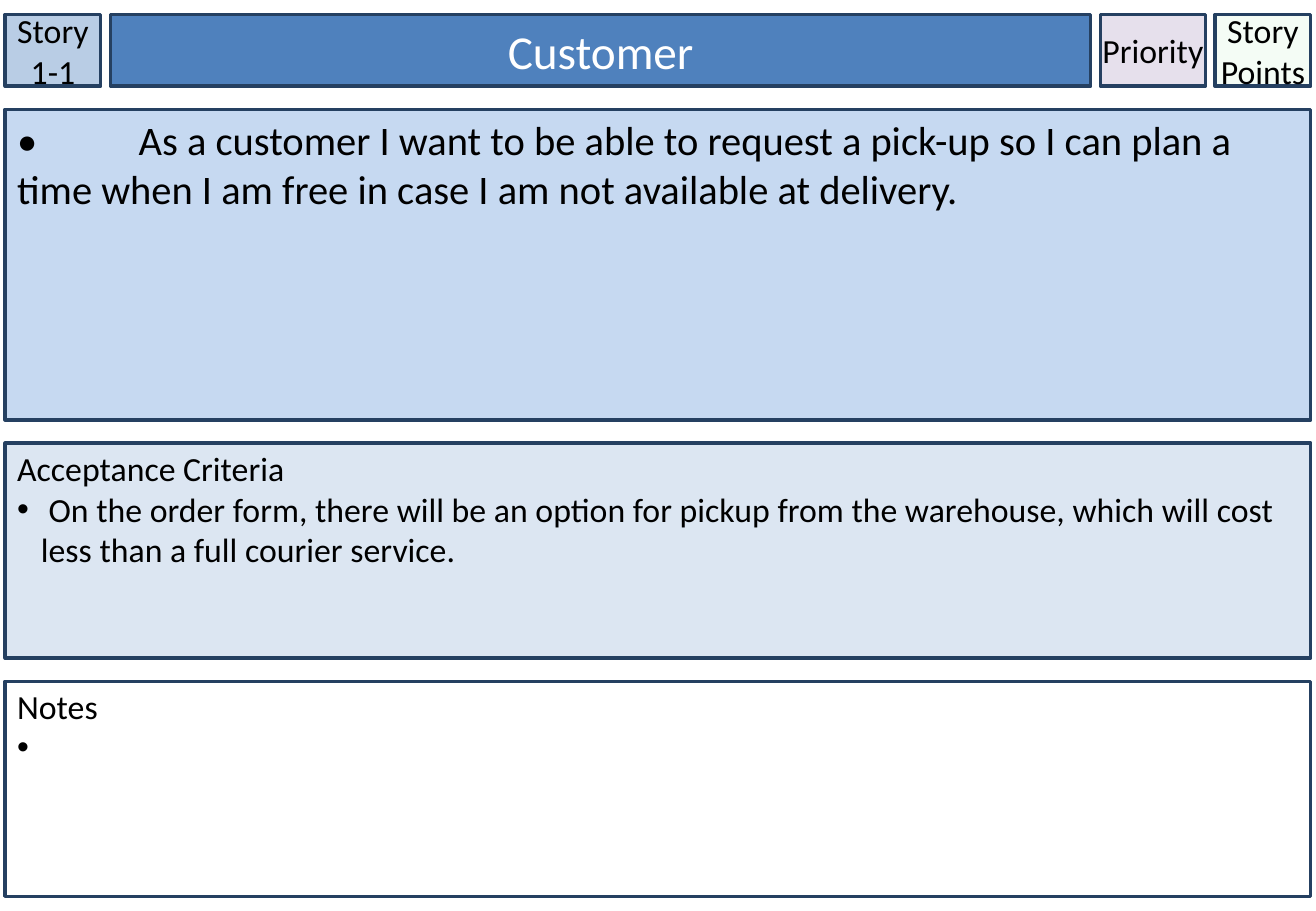
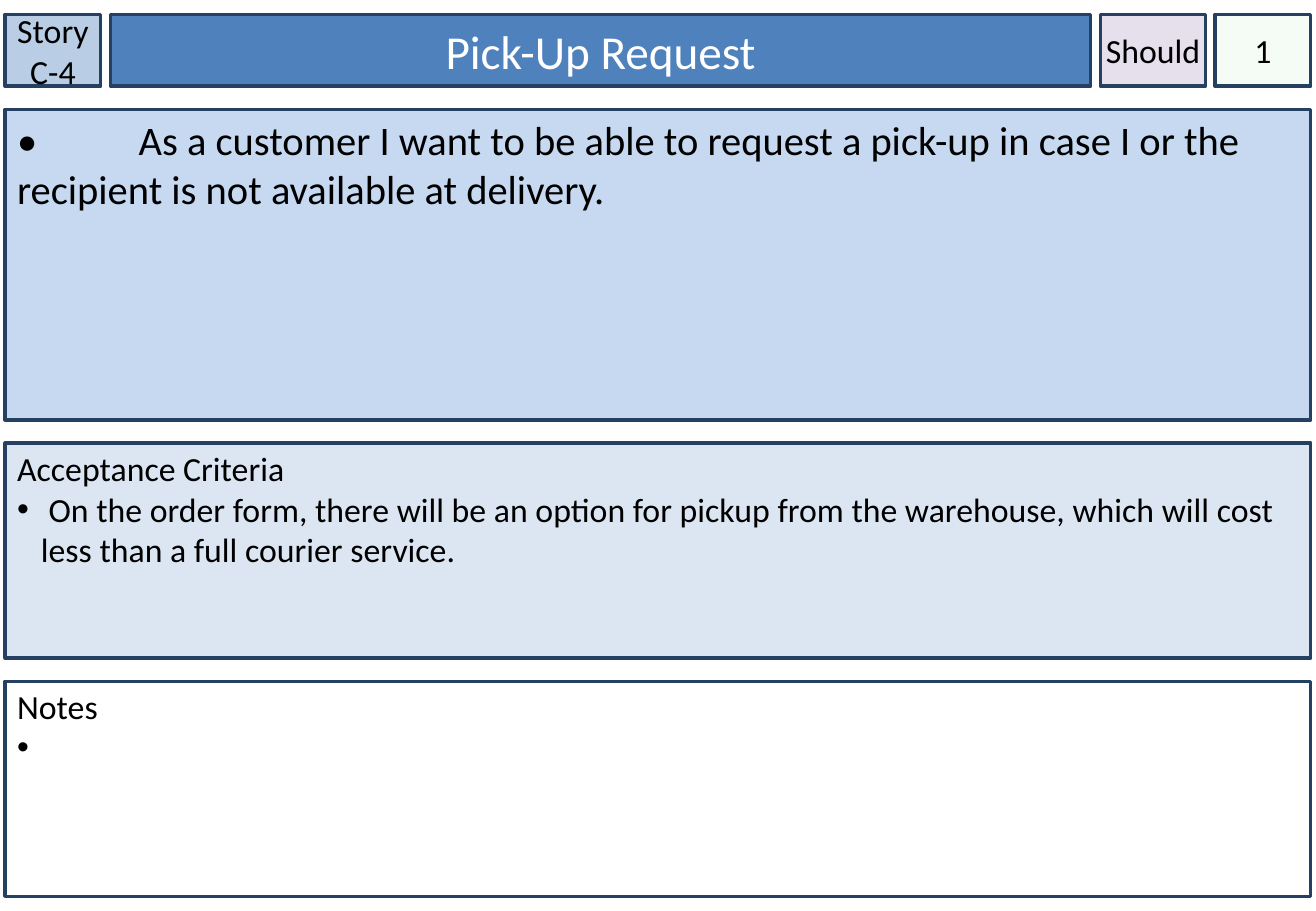
Before and after one commit to victoria-tobin/IFB299, a slide deck: slide 12 of Our story cards.pptx (slide 11 before the commit). Drawn at 1316x911 pixels with LibreOffice and Linux fonts; fonts in the diff are those of the drawing. Boxes give left, top, right and bottom in pixels: in the first picture for what was removed or moved away, otherwise in the second. Text is boxed around its words. In the diff, an @@ line names an element or a change of style, - is before the commit and + after.

Commit message:
Update sprint plan & tidy folders
Changed formatting of sprint plan and made sure it was ready for sprint
1 review. Also tidied up folders and organised files within repo

```diff
--- a/Our story cards.pptx
+++ b/Our story cards.pptx
@@ text in rectangle at bbox=[17, 15, 89, 92]: text changed @@
-Story 1-1
+Story C-4
@@ text in rectangle at bbox=[446, 36, 756, 77]: text changed @@
-Customer
+Pick-Up Request
@@ text in rectangle at bbox=[1106, 39, 1200, 64]: text changed @@
-Priority
+Should
@@ text in rectangle at bbox=[1254, 41, 1271, 63]: text changed @@
-Story Points
+1
@@ text in rectangle at bbox=[17, 127, 1239, 211]: text changed @@
-• As a customer I want to be able to request a pick-up so I can plan a time when I am free in case I am not available at delivery.
+• As a customer I want to be able to request a pick-up in case I or the recipient is not available at delivery.
```
Also in this commit, not shown: 12 other slides changed, 7 slides added, 5 other files.
